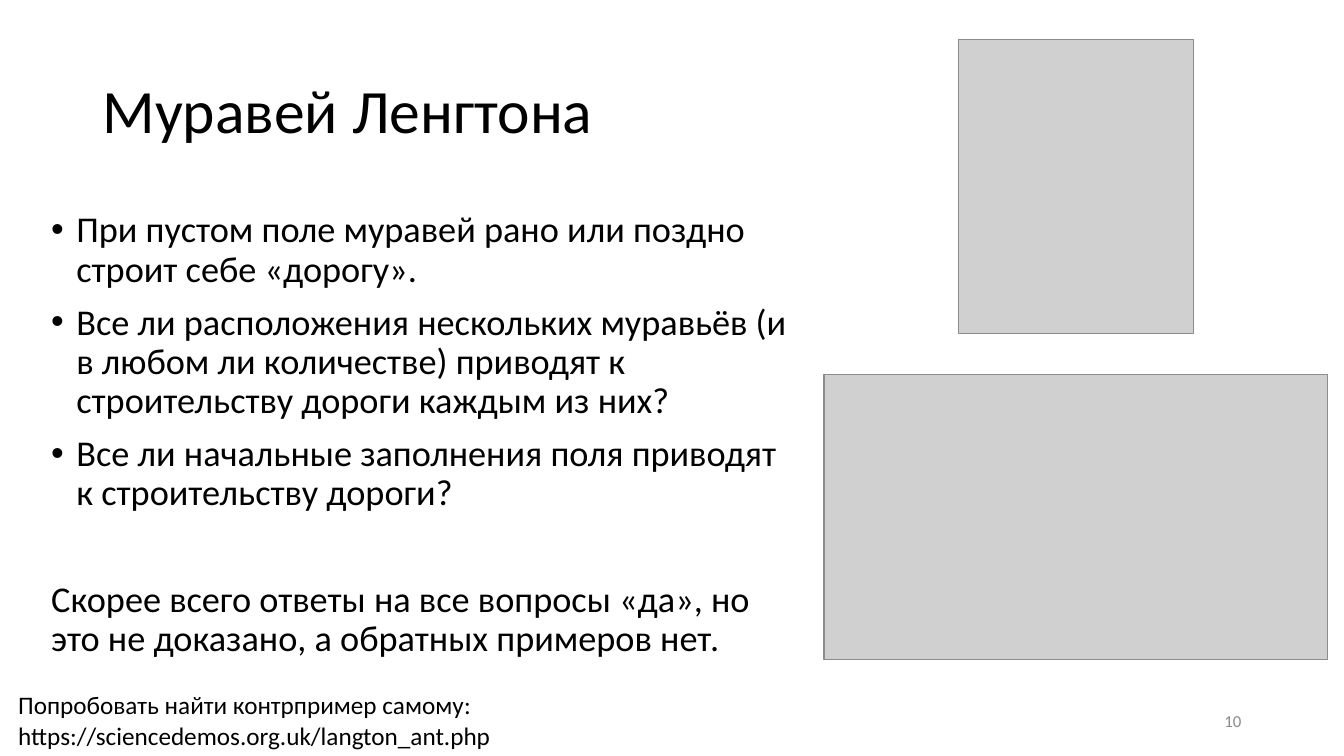
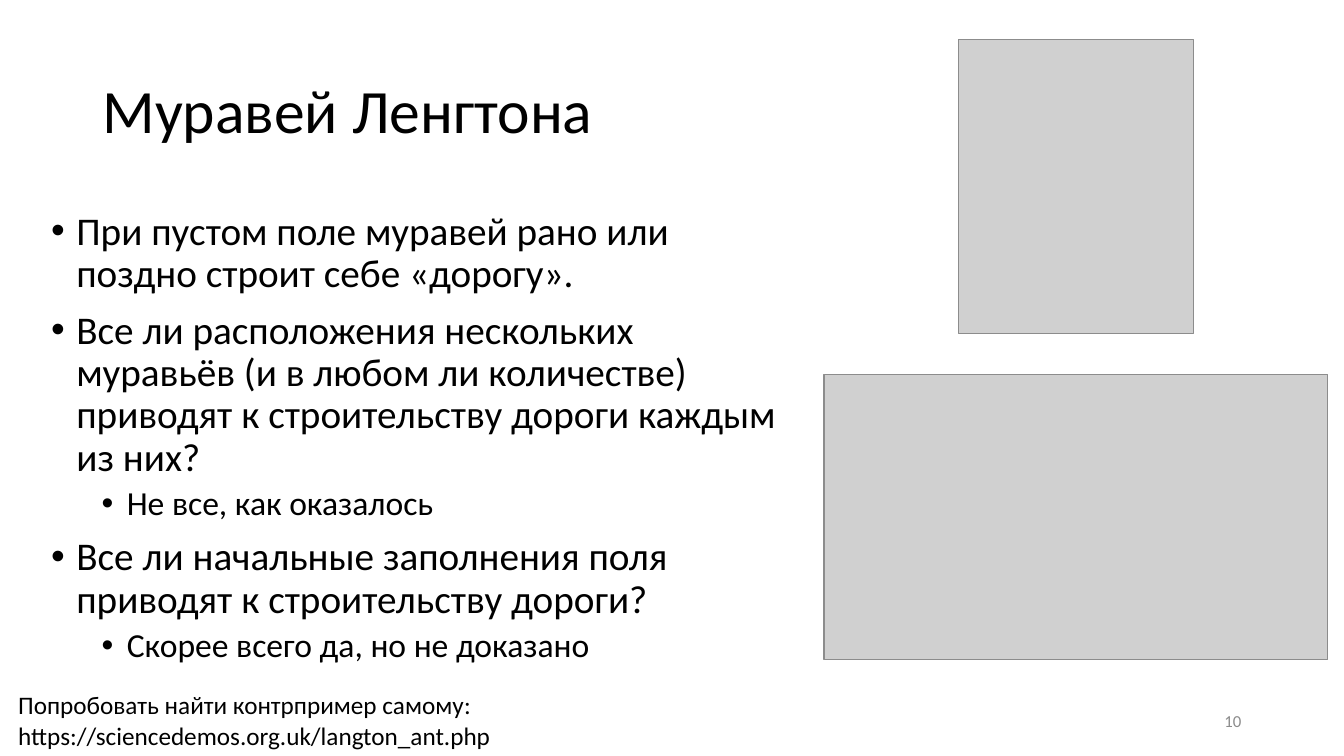
Before and after one commit to CryptoCourse/CryptoLectures, a slide deck: slide 10 of Lectures/Chto_vozmozhno_vychislit_v2.pptx. Drawn at 1344x756 pixels with LibreOffice and Linux fonts; fonts in the diff are those of the drawing; grey boxes stand for pictures. Boxes give left, top, right and bottom in pixels: in the first picture for what was removed or moved away, otherwise in the second. Text is boxed around its words. In the diff, an @@ line names an element or a change of style, - is before the commit and + after.

```diff
--- a/Lectures/Chto_vozmozhno_vychislit_v2.pptx
+++ b/Lectures/Chto_vozmozhno_vychislit_v2.pptx
@@ text at bbox=[76, 218, 776, 620]: size 25.9 to 28 pt in "При пустом поле муравей рано или поздно ...", "Все ли расположения нескольких муравьёв (и в ...", "Все ли начальные заполнения поля приводят к ..." @@
@@ text at bbox=[127, 493, 433, 519]: paragraph added @@
+  • Не все, как оказалось
@@ text at bbox=[127, 635, 589, 663]: text changed; size 25.9 to 24 pt @@
-Скорее всего ответы на все вопросы «да», но это не доказано, а обратных примеров нет.
+  • Скорее всего да, но не доказано
```
Also in this commit, not shown: 1 other slide changed, 2 other files.
